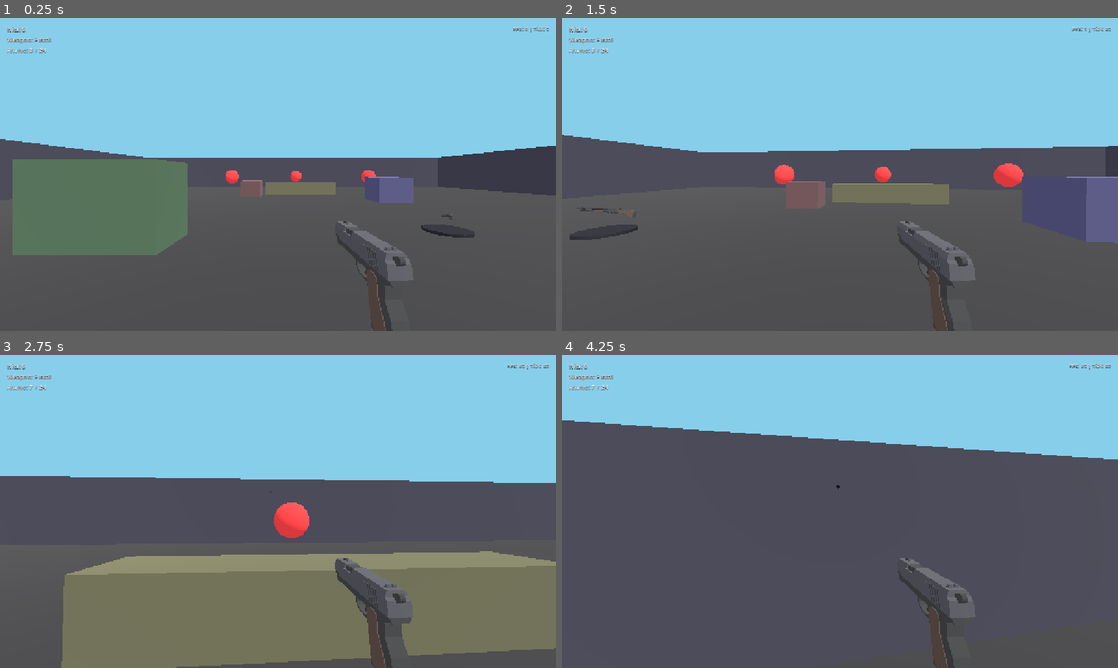
Above: before the commit, frames 1-4 (two rows, left to right).
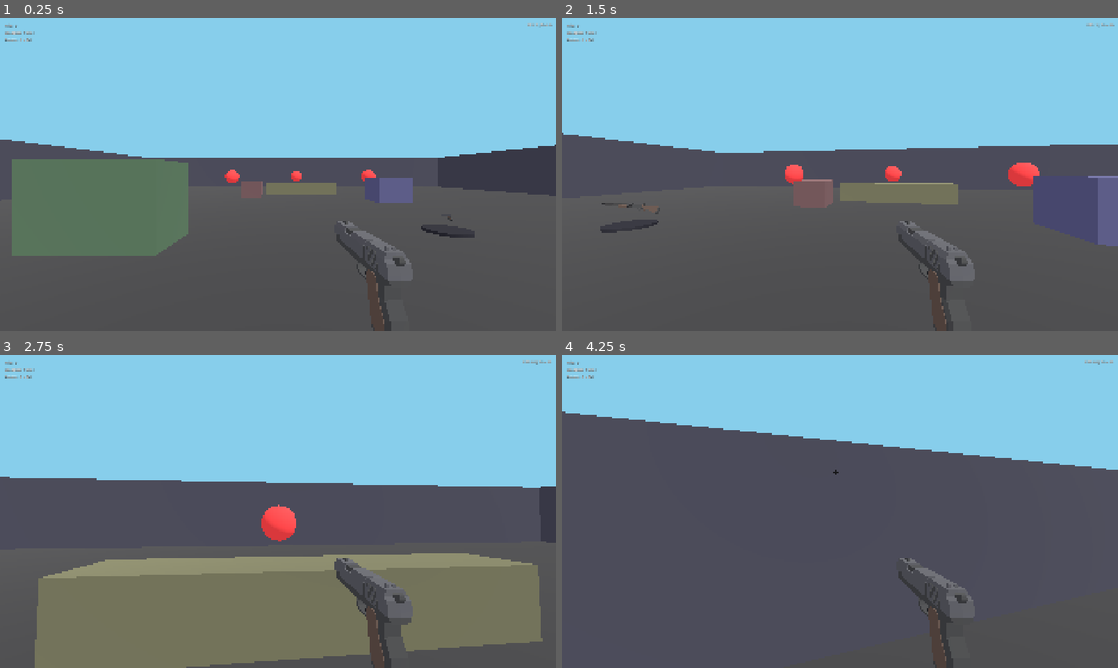
Above: after the commit, the same moments.

Repository: QuisVenator/blitzkampf-godot
Game: Godot game, scene res://scenes/main.tscn
The game is run twice, just before and just after one commit, with the same random seed, the same clock (stepped at 60 frames per second) and the same inputs.
Inputs (mouse positions are in pixels of both pictures, inside the frame that each line leads up to):
- Up to frame 1 (0.25 s): no input
- Up to frame 2 (1.5 s): move the mouse to (867, 174) at 0.52 s; hold W (move_forward) from 0.53 s (still down); right-click (867, 174) at 0.6 s; tap Space (jump) at 0.77 s; move the mouse to (812, 174) at 1.27 s; tap Ctrl (crouch) at 1.35 s
- Up to frame 3 (2.75 s): keep holding W (move_forward); tap Space (jump) at 1.52 s; move the mouse to (289, 505) at 2.02 s; click (289, 505) at 2.1 s
- Up to frame 4 (4.25 s): keep holding W (move_forward); move the mouse to (834, 517) at 2.77 s; tap F (interact) at 2.85 s; tap Space (jump) at 3.02, 3.77 s; move the mouse to (878, 514) at 3.52 s; tap Shift (sprint) at 3.6 s

The runs differ from the first frame. In frame 1, 0.9% of the frame differs, in the area x 0-100%, y 1-100%; in frame 2, 3.2%; in frame 3, 6.1%; in frame 4, 2.0%.

Commit message:
Tune weapon sizes and aiming positions

Diff:
--- a/project.godot
+++ b/project.godot
@@ -17,8 +17,8 @@
 
 [display]
 
-window/size/viewport_width=1280
-window/size/viewport_height=720
+window/size/viewport_width=1920
+window/size/viewport_height=1080
 window/stretch/mode="canvas_items"
 window/stretch/aspect="expand"
 
--- a/scenes/weapons/pistol_model.tscn
+++ b/scenes/weapons/pistol_model.tscn
@@ -11,4 +11,4 @@
 transform = Transform3D(1, 0, 0, 0, 1, 0, 0, 0, 1, 1.466, 0.58, 0)
 
 [node name="Sight" type="Marker3D" parent="Model" unique_id=1601757148]
-transform = Transform3D(1, 0, 0, 0, 1, 0, 0, 0, 1, -0.12, 0.74, 0)
+transform = Transform3D(1, 0, 0, 0, 1, 0, 0, 0, 1, 0, 1.4, 0)
--- a/scenes/weapons/shotgun_model.tscn
+++ b/scenes/weapons/shotgun_model.tscn
@@ -5,10 +5,10 @@
 [node name="ShotgunModel" type="Node3D" unique_id=835385663]
 
 [node name="Model" parent="." unique_id=570929304 instance=ExtResource("1_model")]
-transform = Transform3D(-1.13649605e-08, 0, 0.26, 0, 0.26, 0, -0.26, 0, -1.13649605e-08, 0, 0, 0)
+transform = Transform3D(-1.3113417e-08, 0, 0.3, 0, 0.3, 0, -0.3, 0, -1.3113417e-08, 0, 0, 0)
 
 [node name="Muzzle" type="Marker3D" parent="Model" unique_id=1219507729]
 transform = Transform3D(1, 0, 0, 0, 1, 0, 0, 0, 1, 4.31, 0.22, 0)
 
 [node name="Sight" type="Marker3D" parent="Model" unique_id=1245447006]
-transform = Transform3D(1, 0, 0, 0, 1, 0, 0, 0, 1, 0.19, 0.375, 0)
+transform = Transform3D(1, 0, 0, 0, 1, 0, 0, 0, 1, 0, 0.8, 0)
--- a/scenes/weapons/smg_model.tscn
+++ b/scenes/weapons/smg_model.tscn
@@ -5,10 +5,10 @@
 [node name="SmgModel" type="Node3D" unique_id=28637070]
 
 [node name="Model" parent="." unique_id=1094545514 instance=ExtResource("1_model")]
-transform = Transform3D(-6.993822e-09, 0, 0.16, 0, 0.16, 0, -0.16, 0, -6.993822e-09, 0, 0, 0)
+transform = Transform3D(-9.616506e-09, 0, 0.22, 0, 0.22, 0, -0.22, 0, -9.616506e-09, 0, 0, 0)
 
 [node name="Muzzle" type="Marker3D" parent="Model" unique_id=88140246]
 transform = Transform3D(1, 0, 0, 0, 1, 0, 0, 0, 1, 2.19, 0.51, 0)
 
 [node name="Sight" type="Marker3D" parent="Model" unique_id=1159182595]
-transform = Transform3D(1, 0, 0, 0, 1, 0, 0, 0, 1, -0.12, 0.84, 0)
+transform = Transform3D(1, 0, 0, 0, 1, 0, 0, 0, 1, 0, 1, 0)
